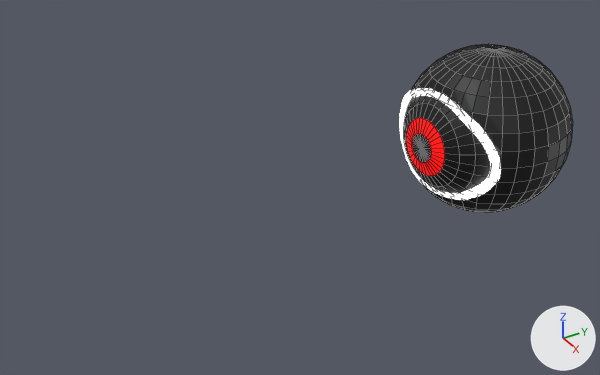
The Blender file Blender Files/eye_color_1.blend, before and after one commit.
The view is the same before and after, from a 50 mm camera at (7.29, -7.32, 4.89) aimed at (-0.14, -2.73, -0.12). Arrows for +X, +Y and +Z are at lower right; the lights stay in place. The first picture is the older version. Mesh edges are drawn as thin lines on the coarser meshes.
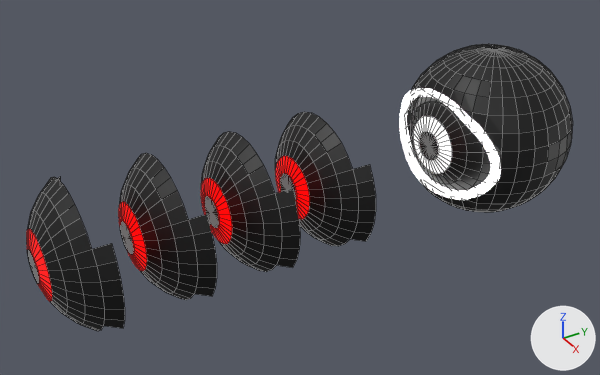
Boxes [x1, y1, x2, y2] around the edits, measured in the pictures (600 x 375 px):
'Not_Angry', moved: before [404, 96, 491, 193]; after [275, 112, 376, 246]
'Yellow', added: after [201, 131, 300, 272]
    faces in mat_not_angry_sclera (black #000000): [201, 131, 300, 272]
    faces in mat_not_angry_iris_001 (red #ff0000, glowing red #ff0000): [201, 178, 232, 244]
'White', added: after [119, 153, 217, 300]
    faces in mat_not_angry_sclera (black #000000): [119, 153, 217, 300]
    faces in mat_not_angry_iris_002 (red #ff0000, glowing red #ff0000): [119, 202, 146, 271]
'Off', added: after [27, 176, 125, 331]
    faces in mat_not_angry_sclera (black #000000): [27, 176, 125, 331]
    faces in mat_not_angry_iris_004 (red #ff0000, glowing red #ff0000): [27, 229, 52, 301]
'Angry', unchanged, uncovered by the edit: after [411, 96, 491, 191]

The change in detail:
Material 'Not_Angry_Iris.004' (mat_not_angry_iris_004) is new.
Its base color is (1.0, 0.0, 0.0) (red #ff0000).
Its emission color is (1.0, 0.0, 0.0) (red #ff0000).
Its emission strength is 2.5.
Material 'Not_Angry_Iris.002' (mat_not_angry_iris_002) is new.
Its base color is (1.0, 0.0, 0.0) (red #ff0000).
Its emission color is (1.0, 0.0, 0.0) (red #ff0000).
Its emission strength is 2.5.
Material 'Not_Angry_Iris.001' (mat_not_angry_iris_001) is new.
Its base color is (1.0, 0.0, 0.0) (red #ff0000).
Its emission color is (1.0, 0.0, 0.0) (red #ff0000).
Its emission strength is 2.5.
Mesh me_sphere_005 is new.
It has 175 vertices, 172 faces and spans x -0.92..0.92, y -0.83..0.83, z 0.38..0.98.
Faces by material slot: [140, 32].
It uses material mat_not_angry_sclera (black #000000).
It uses material mat_not_angry_iris_004 (red #ff0000, glowing red #ff0000).
Mesh me_sphere_004 is new.
It has 175 vertices, 172 faces and spans x -0.92..0.92, y -0.83..0.83, z 0.38..0.98.
Faces by material slot: [140, 32].
It uses material mat_not_angry_sclera (black #000000).
It uses material mat_not_angry_iris_002 (red #ff0000, glowing red #ff0000).
Mesh me_sphere_003 is new.
It has 175 vertices, 172 faces and spans x -0.92..0.92, y -0.83..0.83, z 0.38..0.98.
Faces by material slot: [140, 32].
It uses material mat_not_angry_sclera (black #000000).
It uses material mat_not_angry_iris_001 (red #ff0000, glowing red #ff0000).
Object 'Not_Angry' (ob_not_angry) moves from (0.0, 0.0, 0.0) to (0.0, -2.0, 0.0).
Object 'Off' (ob_off) is new; it shows me_sphere_005.
Its location is (0.0, -5.0, 0.0).
Its rotation in degrees is (90, 0, 0).
Object 'White' (ob_white) is new; it shows me_sphere_004.
Its location is (0.0, -4.0, 0.0).
Its rotation in degrees is (90, 0, 0).
Object 'Yellow' (ob_yellow) is new; it shows me_sphere_003.
Its location is (0.0, -3.0, 0.0).
Its rotation in degrees is (90, 0, 0).
